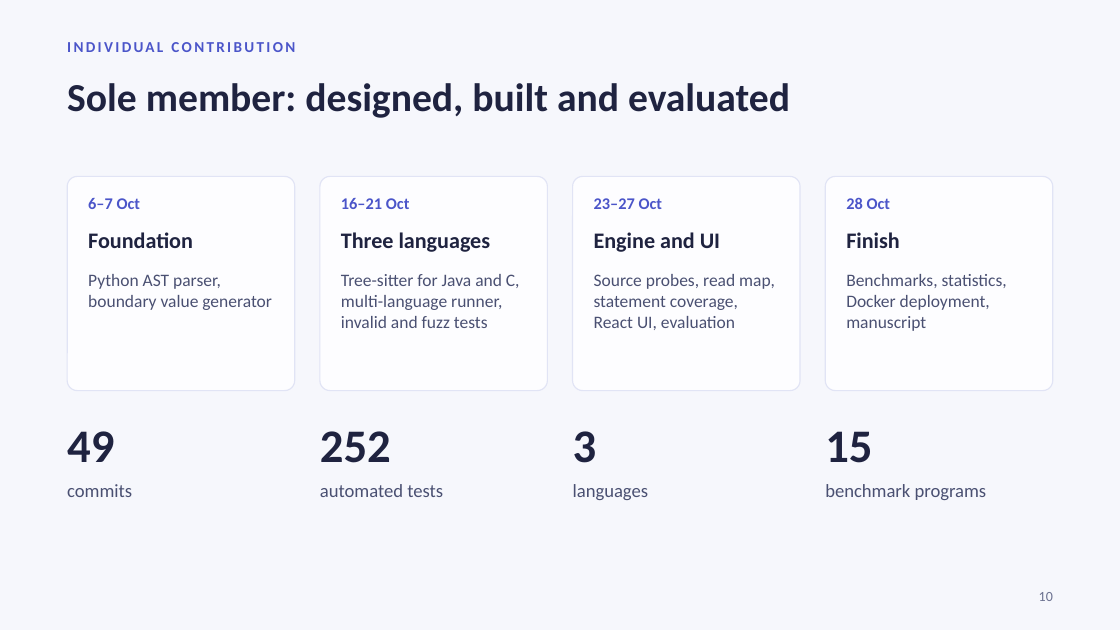
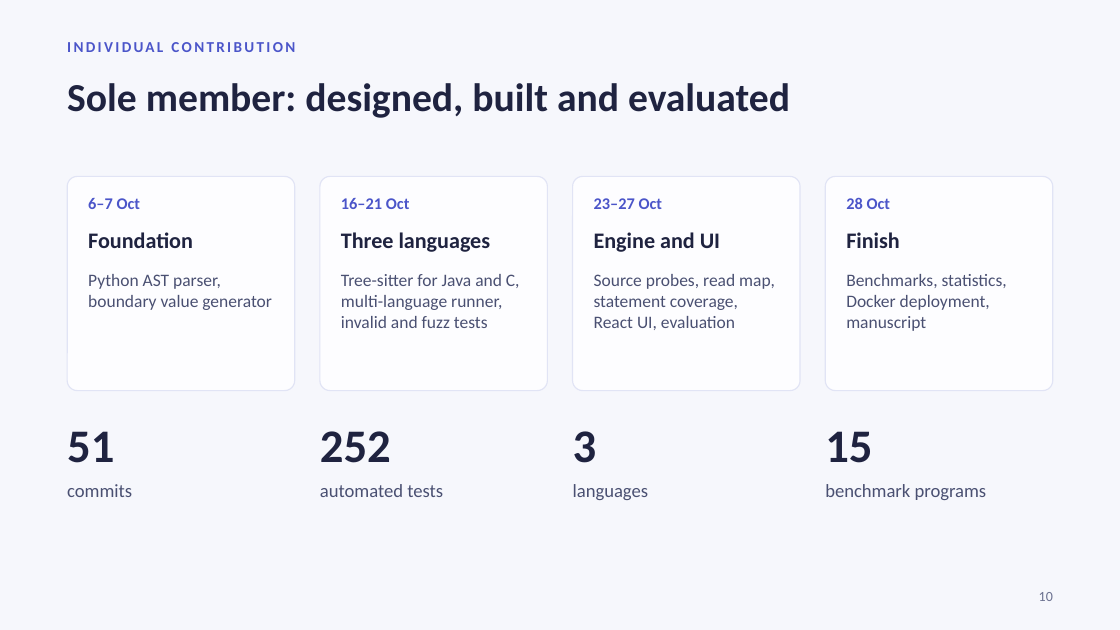
Before and after one commit to SnehaGEE/ast-test-generator, a slide deck: slide 10 of docs/review3/BranchLab_Review3_Presentation.pptx. Drawn at 1120x630 pixels with LibreOffice and Linux fonts; fonts in the diff are those of the drawing. Boxes give left, top, right and bottom in pixels: in the first picture for what was removed or moved away, otherwise in the second. Text is boxed around its words. In the diff, an @@ line names an element or a change of style, - is before the commit and + after.

```diff
--- a/docs/review3/BranchLab_Review3_Presentation.pptx
+++ b/docs/review3/BranchLab_Review3_Presentation.pptx
@@ text at box(67, 431, 114, 463): text changed @@
-49
+51
```
Also in this commit, not shown: 4 other files.
